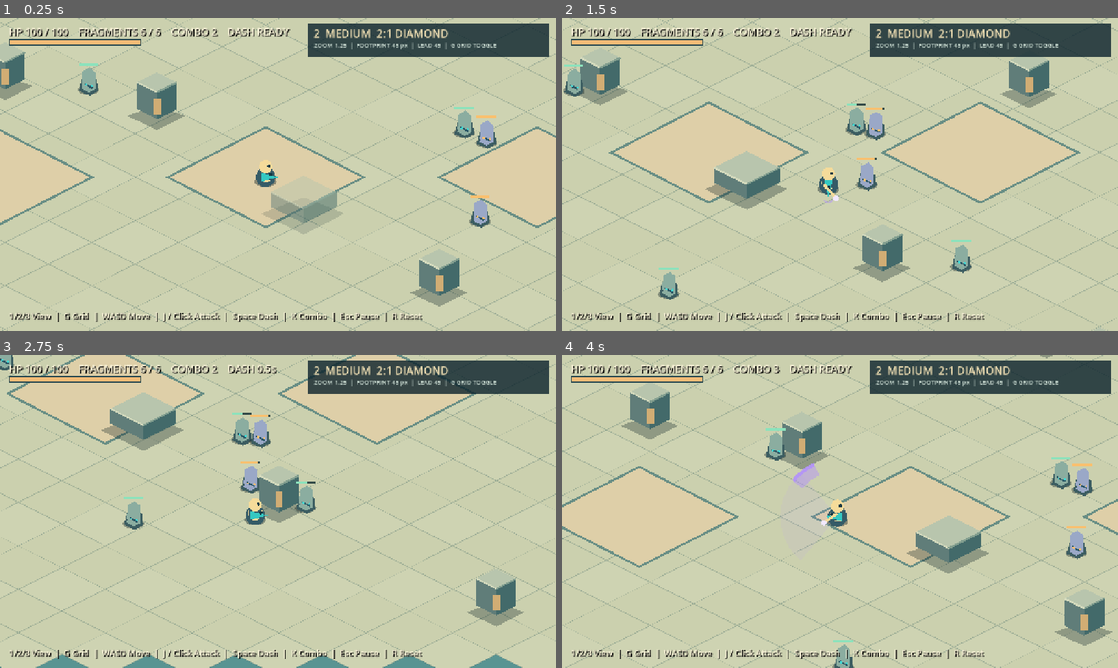
Above: before the commit, frames 1-4 (two rows, left to right).
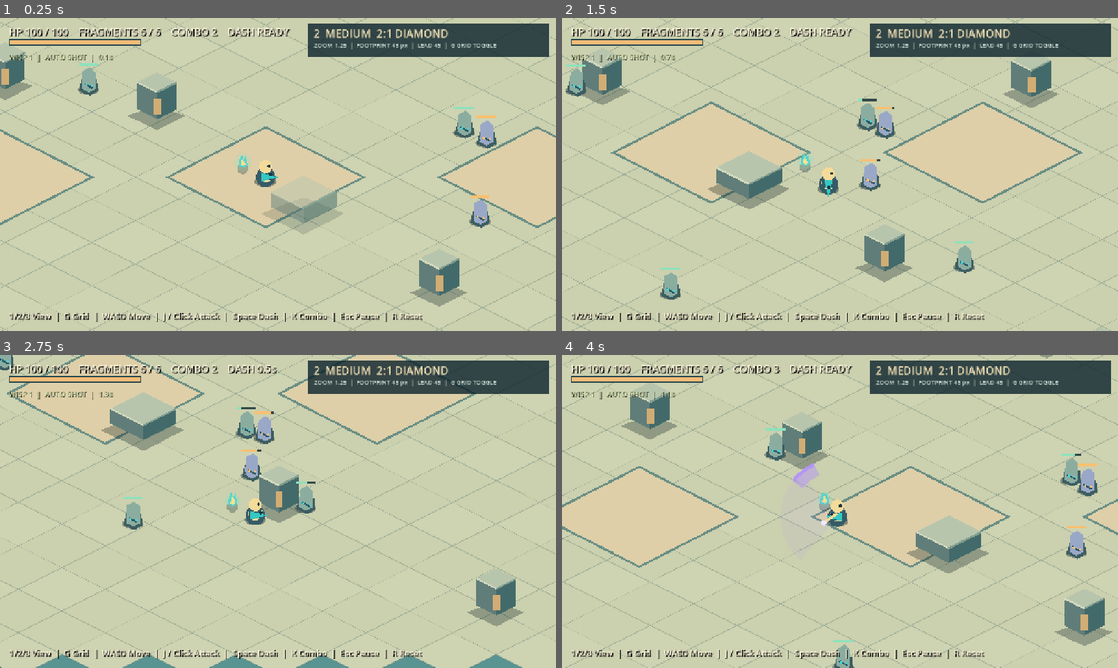
Above: after the commit, the same moments.

Repository: noru358/new-game
Game: Godot game, scene res://game/view_prototype.tscn
The game is run twice, just before and just after one commit, with the same random seed, the same clock (stepped at 60 frames per second) and the same inputs.
Inputs (mouse positions are in pixels of both pictures, inside the frame that each line leads up to):
- Up to frame 1 (0.25 s): no input
- Up to frame 2 (1.5 s): tap Enter at 0.5 s; move the mouse to (962, 158) at 0.52 s; hold D (move_right) 0.53-1.28 s; hold J (attack) 0.53-1.28 s; click (962, 158) at 0.67 s; move the mouse to (728, 190) at 1.27 s; hold S (move_down) from 1.28 s (still down); tap J (attack) at 1.35 s
- Up to frame 3 (2.75 s): move the mouse to (333, 442) at 2.02 s; release S (move_down) at 2.03 s; hold D (move_right) from 2.03 s (still down); hold Space (dash) from 2.03 s (still down); tap J (attack) at 2.3 s
- Up to frame 4 (4 s): move the mouse to (812, 574) at 2.77 s; release D (move_right) at 2.78 s; release Space (dash) at 2.78 s; hold W (move_up) 2.78-3.53 s; tap R at 2.85 s; click (812, 574) at 2.92 s; tap J (attack) at 3.05 s; move the mouse to (1006, 558) at 3.52 s; hold A (move_left) from 3.53 s (still down); hold J (attack) from 3.53 s (still down); tap K at 3.6 s

The runs differ from the first frame. In frame 1, 0.2% of the frame differs, in the area x 1-45%, y 11-50%; in frame 2, 9.2%, in the area x 0-100%, y 0-100%; in frame 3, 1.2%; in frame 4, 0.8%.

Commit message:
Add baseline wisp companion for 1C

Diff:
--- a/game/view_prototype.gd
+++ b/game/view_prototype.gd
@@ -1,6 +1,7 @@
 extends "res://game/main.gd"
 
 const ViewPropScript = preload("res://game/view_prop.gd")
+const WispScript = preload("res://game/wisp.gd")
 const MODE_NAMES := ["1  HIGH TOPDOWN", "2  MEDIUM", "3  LOW"]
 const MODE_ZOOMS := [1.05, 1.25, 1.43]
 const MODE_PITCHES := [0.0, 0.55, 1.0]
@@ -17,6 +18,8 @@
 var view_props: Array = []
 var view_title: Label
 var view_detail: Label
+var wisp_status: Label
+var wisp: Variant
 
 
 func _ready() -> void:
@@ -34,6 +37,11 @@
 		view_props.append(prop)
 	_build_view_ui()
 	set_view_mode(view_mode)
+	wisp = WispScript.new()
+	wisp.name = "Wisp"
+	wisp.player = player
+	wisp.process_mode = Node.PROCESS_MODE_PAUSABLE
+	add_child(wisp)
 	queue_redraw()
 
 
@@ -58,6 +66,8 @@
 		var close_x: bool = absf(player.global_position.x - prop.global_position.x) < prop.footprint_radius * 1.8
 		var close_y: bool = prop.global_position.y - player.global_position.y < 90.0
 		prop.modulate.a = lerpf(prop.modulate.a, 0.48 if behind and close_x and close_y else 1.0, minf(1.0, 12.0 * delta))
+	if wisp_status != null and wisp != null:
+		wisp_status.text = "WISP 1  |  AUTO SHOT  |  %s" % ("READY" if wisp.fire_cooldown <= 0.0 else "%.1fs" % wisp.fire_cooldown)
 
 
 func set_view_mode(mode: int) -> void:
@@ -114,6 +124,12 @@
 	view_detail.add_theme_font_size_override("font_size", 14)
 	view_detail.add_theme_color_override("font_color", Color("d8e9de"))
 	panel.add_child(view_detail)
+	wisp_status = Label.new()
+	wisp_status.position = Vector2(20, 77)
+	wisp_status.add_theme_font_size_override("font_size", 17)
+	wisp_status.add_theme_color_override("font_color", Color("e8f7bd"))
+	wisp_status.add_theme_color_override("font_shadow_color", Color(0.0, 0.0, 0.0, 0.85))
+	canvas.add_child(wisp_status)
 	for child in get_children():
 		if child is CanvasLayer and child != canvas:
 			for control in child.get_children():
--- /dev/null
+++ b/game/wisp.gd
@@ -0,0 +1,94 @@
+class_name WispCompanion
+extends Node2D
+
+signal shot_fired(target: TrainingEnemy)
+
+const ProjectileScript = preload("res://game/wisp_projectile.gd")
+const FOLLOW_OFFSET := Vector2(-42.0, -30.0)
+
+@export var attack_interval := 1.8
+@export var attack_range := 520.0
+@export var projectile_speed := 620.0
+@export var damage_multiplier := 0.65
+
+var player: SandboxPlayer
+var fire_cooldown := 0.35
+var age := 0.0
+var shots_fired := 0
+var shot_audio: AudioStreamPlayer2D
+
+
+func _ready() -> void:
+	if is_instance_valid(player):
+		global_position = player.global_position + FOLLOW_OFFSET
+	shot_audio = AudioStreamPlayer2D.new()
+	shot_audio.stream = preload("res://game/audio/wisp_shot.wav")
+	shot_audio.volume_db = -11.0
+	add_child(shot_audio)
+
+
+func _physics_process(delta: float) -> void:
+	if not is_instance_valid(player) or player.health <= 0.0:
+		return
+	age += delta
+	var bob := Vector2(0.0, sin(age * 5.4) * 3.0)
+	global_position = global_position.lerp(player.global_position + FOLLOW_OFFSET + bob, minf(1.0, 13.0 * delta))
+	fire_cooldown = maxf(0.0, fire_cooldown - delta)
+	if fire_cooldown <= 0.0:
+		var target := find_target()
+		if target != null:
+			_fire(target)
+			fire_cooldown = attack_interval
+	queue_redraw()
+
+
+func find_target() -> TrainingEnemy:
+	var nearest: TrainingEnemy
+	var best_distance := attack_range * attack_range
+	var screen := get_viewport().get_visible_rect()
+	for candidate in get_tree().get_nodes_in_group("training_enemies"):
+		if not candidate is TrainingEnemy or candidate.is_queued_for_deletion() or candidate.health <= 0.0:
+			continue
+		var distance := global_position.distance_squared_to(candidate.global_position)
+		if distance > best_distance:
+			continue
+		if not screen.has_point(candidate.get_global_transform_with_canvas().origin):
+			continue
+		if _blocked_by_wall(candidate.global_position):
+			continue
+		nearest = candidate
+		best_distance = distance
+	return nearest
+
+
+func _blocked_by_wall(point: Vector2) -> bool:
+	var query := PhysicsRayQueryParameters2D.create(global_position, point, 4)
+	query.hit_from_inside = true
+	return not get_world_2d().direct_space_state.intersect_ray(query).is_empty()
+
+
+func _fire(target: TrainingEnemy) -> void:
+	var direction := global_position.direction_to(target.global_position)
+	var projectile: Node2D = ProjectileScript.new()
+	projectile.setup(direction, projectile_speed, attack_range, player.ATTACK_DAMAGE * damage_multiplier)
+	projectile.process_mode = Node.PROCESS_MODE_PAUSABLE
+	get_parent().add_child(projectile)
+	projectile.global_position = global_position
+	shots_fired += 1
+	shot_fired.emit(target)
+	if DisplayServer.get_name() != "headless":
+		shot_audio.play()
+
+
+func _draw() -> void:
+	var flicker := sin(age * 9.0) * 2.0
+	draw_circle(Vector2(0, 12), 10.0, Color(0.03, 0.13, 0.17, 0.28))
+	draw_circle(Vector2.ZERO, 15.0 + flicker, Color(0.39, 0.91, 0.81, 0.15))
+	draw_colored_polygon(PackedVector2Array([
+		Vector2(-8, 7), Vector2(-7, -5), Vector2(-2, -15 + flicker),
+		Vector2(2, -6), Vector2(5, -12 + flicker), Vector2(9, 4), Vector2(3, 10)
+	]), Color("55d6cc"))
+	draw_colored_polygon(PackedVector2Array([
+		Vector2(-4, 5), Vector2(-2, -4), Vector2(0, -9 + flicker),
+		Vector2(5, 4), Vector2(1, 7)
+	]), Color("ffdf91"))
--- /dev/null
+++ b/game/wisp_projectile.gd
@@ -0,0 +1,54 @@
+class_name WispProjectile
+extends Node2D
+
+signal enemy_hit(enemy: TrainingEnemy)
+
+var direction := Vector2.RIGHT
+var speed := 620.0
+var maximum_distance := 520.0
+var damage := 6.5
+var distance_traveled := 0.0
+var age := 0.0
+
+
+func setup(new_direction: Vector2, new_speed: float, new_range: float, new_damage: float) -> void:
+	direction = new_direction.normalized()
+	speed = new_speed
+	maximum_distance = new_range
+	damage = new_damage
+	z_index = 5
+
+
+func _physics_process(delta: float) -> void:
+	var remaining := maximum_distance - distance_traveled
+	if remaining <= 0.0:
+		queue_free()
+		return
+	var travel := minf(speed * delta, remaining)
+	var destination := global_position + direction * travel
+	var query := PhysicsRayQueryParameters2D.create(global_position, destination, 6)
+	query.hit_from_inside = true
+	var hit := get_world_2d().direct_space_state.intersect_ray(query)
+	if not hit.is_empty():
+		global_position = hit.position
+		if hit.collider is TrainingEnemy and not hit.collider.is_queued_for_deletion():
+			var enemy: TrainingEnemy = hit.collider
+			enemy.take_hit(damage, direction, false)
+			enemy_hit.emit(enemy)
+			var burst := ImpactBurst.new()
+			burst.setup(1, false, direction)
+			get_parent().add_child(burst)
+			burst.global_position = global_position
+		queue_free()
+		return
+	global_position = destination
+	distance_traveled += travel
+	age += delta
+	queue_redraw()
+
+
+func _draw() -> void:
+	var tail := -direction * (12.0 + sin(age * 18.0) * 2.0)
+	draw_line(tail, Vector2.ZERO, Color(0.42, 0.91, 0.88, 0.6), 5.0)
+	draw_circle(Vector2.ZERO, 7.0, Color(0.42, 0.91, 0.88, 0.3))
+	draw_circle(Vector2.ZERO, 4.0, Color("fff0b4"))
--- a/project.godot
+++ b/project.godot
@@ -10,7 +10,7 @@
 
 [application]
 
-config/name="Loop Conquest - 1B View Prototype"
+config/name="Loop Conquest - 1C Wisp Prototype"
 run/main_scene="res://game/view_prototype.tscn"
 config/features=PackedStringArray("4.6", "GL Compatibility")
 
--- /dev/null
+++ b/tests/verify_1c.gd
@@ -0,0 +1,90 @@
+extends SceneTree
+
+var failed := false
+
+
+func _initialize() -> void:
+	call_deferred("_run")
+
+
+func _run() -> void:
+	var scene: Node2D = load("res://game/view_prototype.tscn").instantiate()
+	root.add_child(scene)
+	await _frames(3)
+	var player: SandboxPlayer = scene.get_node("Player")
+	var wisp: WispCompanion = scene.get_node("Wisp")
+	var enemies: Node2D = scene.get_node("Enemies")
+	_check(scene.view_mode == 2 and scene.ground_is_diamond(), "selected 1B view retained")
+	_check(wisp.process_mode == Node.PROCESS_MODE_PAUSABLE, "wisp pauses with battle")
+	_check(is_equal_approx(wisp.attack_interval, 1.8), "base fire interval")
+	_check(is_equal_approx(wisp.attack_range, 520.0), "base target range")
+	_check(is_equal_approx(wisp.projectile_speed, 620.0), "base projectile speed")
+	_check(is_equal_approx(wisp.damage_multiplier, 0.65), "base damage coefficient")
+	player.health = 100.0
+	player.hurt_immunity = 100.0
+	for enemy in enemies.get_children():
+		enemy.set_physics_process(false)
+		enemy.global_position = Vector2(2200, 1250)
+	var near_enemy: TrainingEnemy = enemies.get_node("FragmentE")
+	var far_enemy: TrainingEnemy = enemies.get_node("FragmentF")
+	near_enemy.global_position = Vector2(1400, 690)
+	far_enemy.global_position = Vector2(1490, 705)
+	wisp.global_position = player.global_position + wisp.FOLLOW_OFFSET
+	await _frames(2)
+	_check(wisp.find_target() == near_enemy, "nearest visible unblocked enemy selected")
+	wisp.fire_cooldown = 0.0
+	var before_health := near_enemy.health
+	await _frames(1)
+	_check(wisp.shots_fired == 1, "automatic shot fires without manual input")
+	_check(player.attack_step == 0, "automatic shot does not use manual combo")
+	await _frames(27)
+	_check(is_equal_approx(near_enemy.health, before_health - player.ATTACK_DAMAGE * 0.65), "projectile deals base wisp damage once")
+	_check(far_enemy.health == far_enemy.max_health, "nearest target takes the shot")
+	for enemy in enemies.get_children():
+		enemy.global_position = Vector2(2200, 1250)
+	near_enemy.global_position = Vector2(1350, 800)
+	_check(wisp._blocked_by_wall(near_enemy.global_position), "ruin blocks line of sight")
+	_check(wisp.find_target() == null, "wall-occluded enemy is not acquired")
+	wisp.fire_cooldown = 0.0
+	var shots_before := wisp.shots_fired
+	await _frames(10)
+	_check(wisp.shots_fired == shots_before and wisp.fire_cooldown <= 0.0, "no target keeps shot ready")
+	near_enemy.global_position = Vector2(660, 700)
+	var visible_rect := root.get_visible_rect()
+	_check(wisp.global_position.distance_to(near_enemy.global_position) < wisp.attack_range, "offscreen target is still in range")
+	_check(not visible_rect.has_point(near_enemy.get_global_transform_with_canvas().origin), "test target is offscreen")
+	_check(wisp.find_target() == null, "offscreen enemy is not acquired")
+	wisp.fire_cooldown = 0.7
+	paused = true
+	await _frames(12)
+	_check(is_equal_approx(wisp.fire_cooldown, 0.7), "pause freezes auto attack cooldown")
+	paused = false
+	wisp.process_mode = Node.PROCESS_MODE_DISABLED
+	near_enemy.global_position = Vector2(1350, 800)
+	var projectile: WispProjectile = load("res://game/wisp_projectile.gd").new()
+	projectile.setup(wisp.global_position.direction_to(near_enemy.global_position), 620.0, 520.0, 6.5)
+	scene.add_child(projectile)
+	projectile.global_position = wisp.global_position
+	before_health = near_enemy.health
+	await _frames(32)
+	_check(not is_instance_valid(projectile), "projectile stops at ruin")
+	_check(near_enemy.health == before_health, "projectile does not pass through ruin")
+	scene.queue_free()
+	await _frames(3)
+	if failed:
+		printerr("1C verification failed")
+		quit(1)
+	else:
+		print("1C verification passed: selected view, automatic nearest shot, damage, wall and screen filtering, pause")
+		quit(0)
+
+
+func _frames(count: int) -> void:
+	for i in count:
+		await physics_frame
+
+
+func _check(ok: bool, label: String) -> void:
+	if not ok:
+		failed = true
+		printerr("FAIL: ", label)
Not shown, added: game/audio/wisp_shot.wav.import
Not shown, added: game/wisp.gd.uid
Not shown, added: game/wisp_projectile.gd.uid
Not shown, added: tests/verify_1c.gd.uid
Not shown, changed: DEV_STATUS.md
Not shown, changed: LOOP_CONQUEST_MASTER.md
Not shown, changed: README.md
Not shown, added: game/audio/wisp_shot.wav
